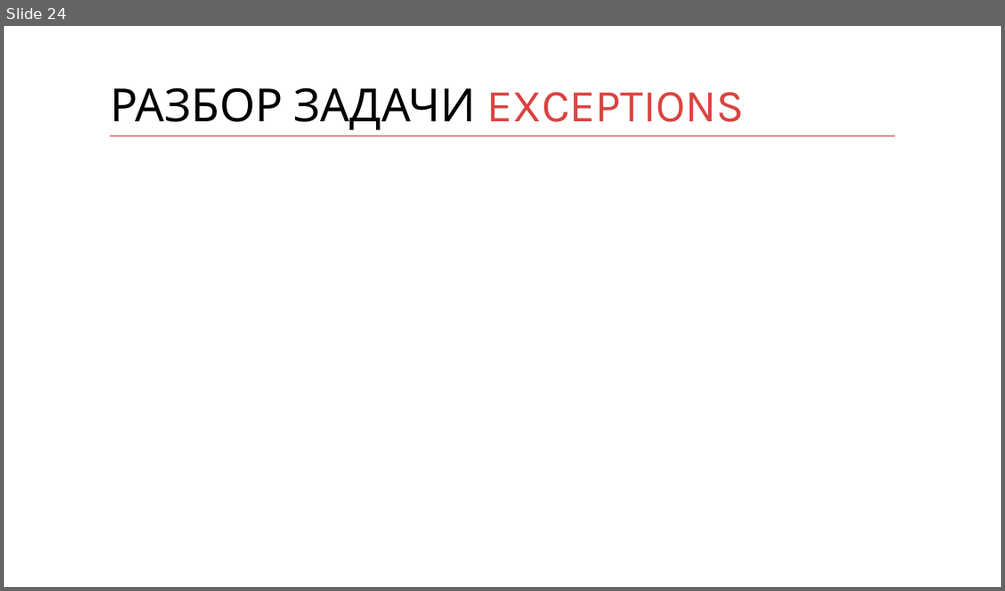
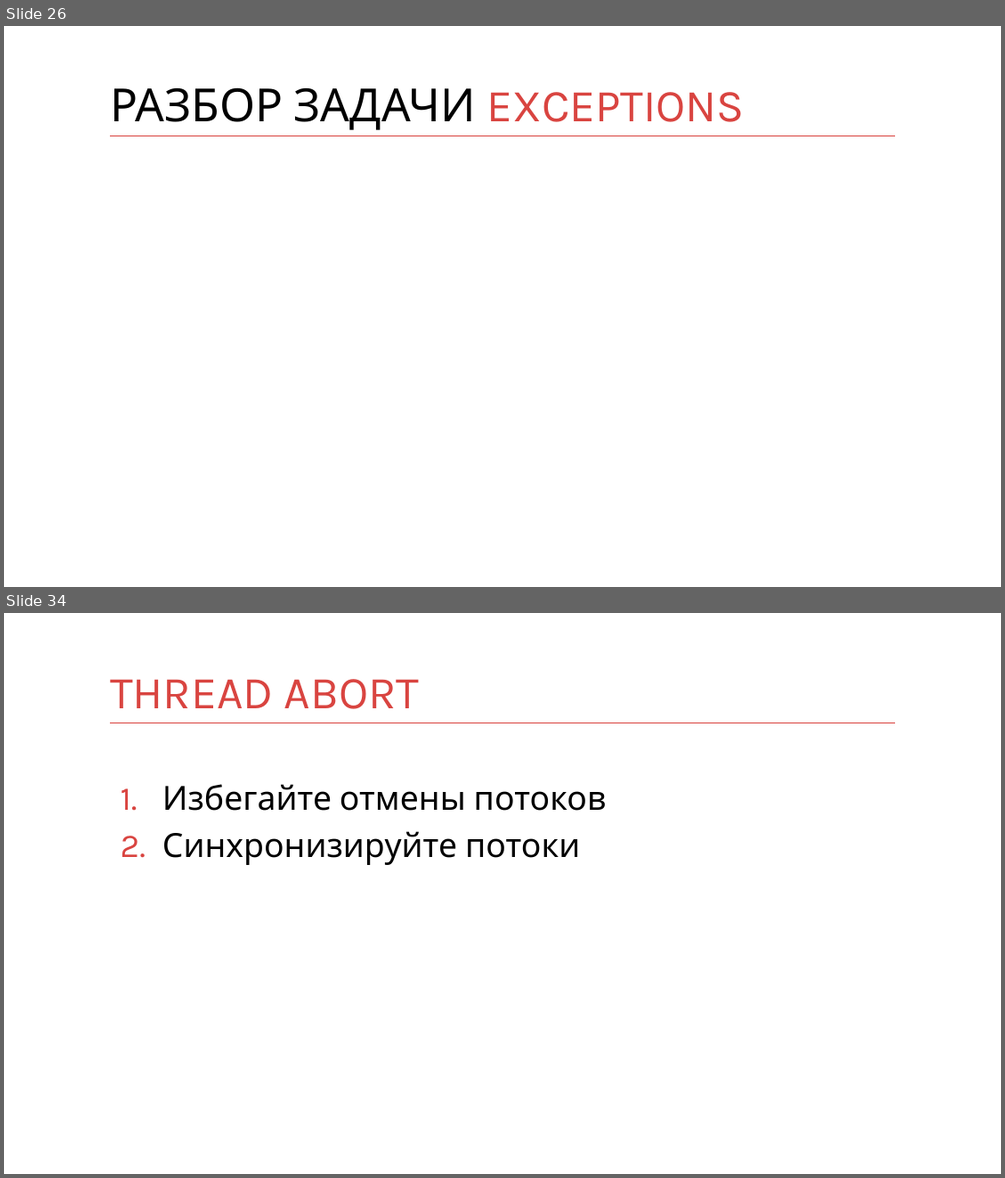
Before and after one commit to kontur-courses/exceptions, a slide deck: exceptions.pptx. Shown one above the other, each under a label of ours: slide 24 before the commit, slides 26 and 34 after it; the slides between them are not shown. The pictures are 1005x591 and 1005x1178 pixels, drawn with LibreOffice and Linux fonts; fonts in the diff are those of the drawing. Boxes give left, top, right and bottom in pixels: in the first picture for what was removed or moved away, otherwise in the second. Text is boxed around its words. In the diff, an @@ line names an element or a change of style, - is before the commit and + after.

```diff
--- a/exceptions.pptx
+++ b/exceptions.pptx
@@ slide 34 added at <box>4,613,1001,1174</box>, background #FFFFFF; not listed: 1 template element that a slide beside it also shows @@
@@ title added at <box>110,679,420,709</box>, 44 pt, text #D94440 @@
+THREAD ABORT
@@ text added at <box>162,784,607,865</box>, 32 pt, text #000000 @@
+1. Избегайте отмены потоков
+2. Синхронизируйте потоки
@@ what was slide 24 is now slide 26 @@
```
Also in this commit, not shown: 3 slides changed, 17 other slides added.
